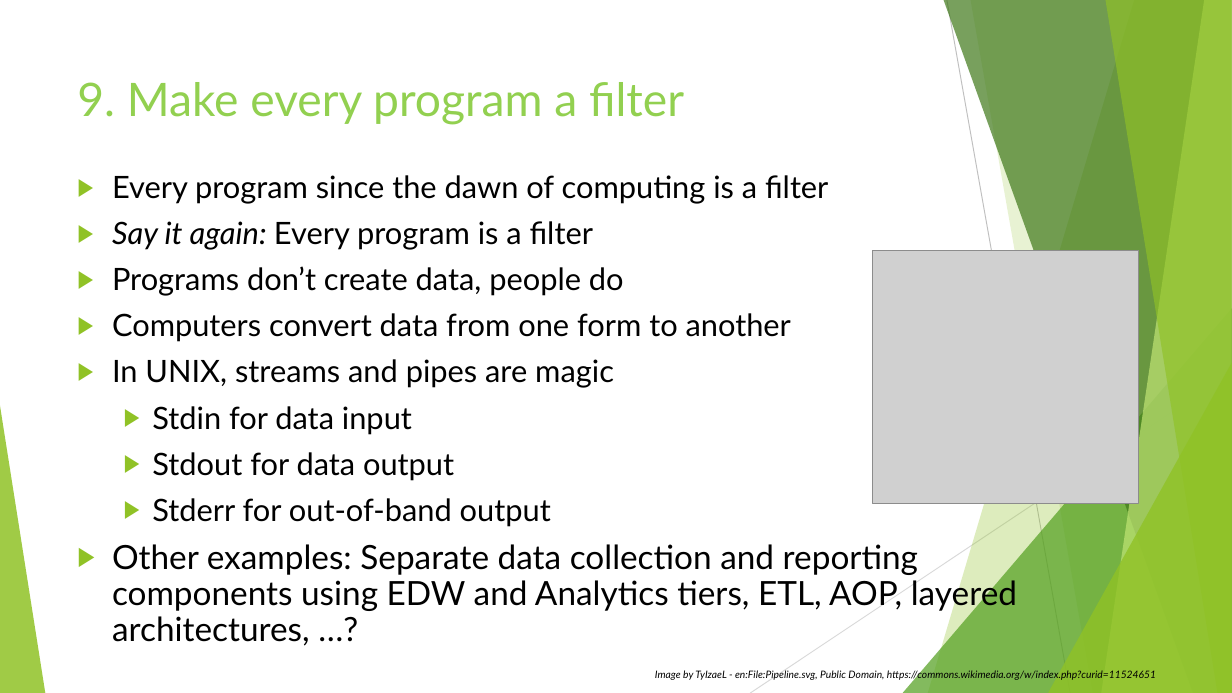
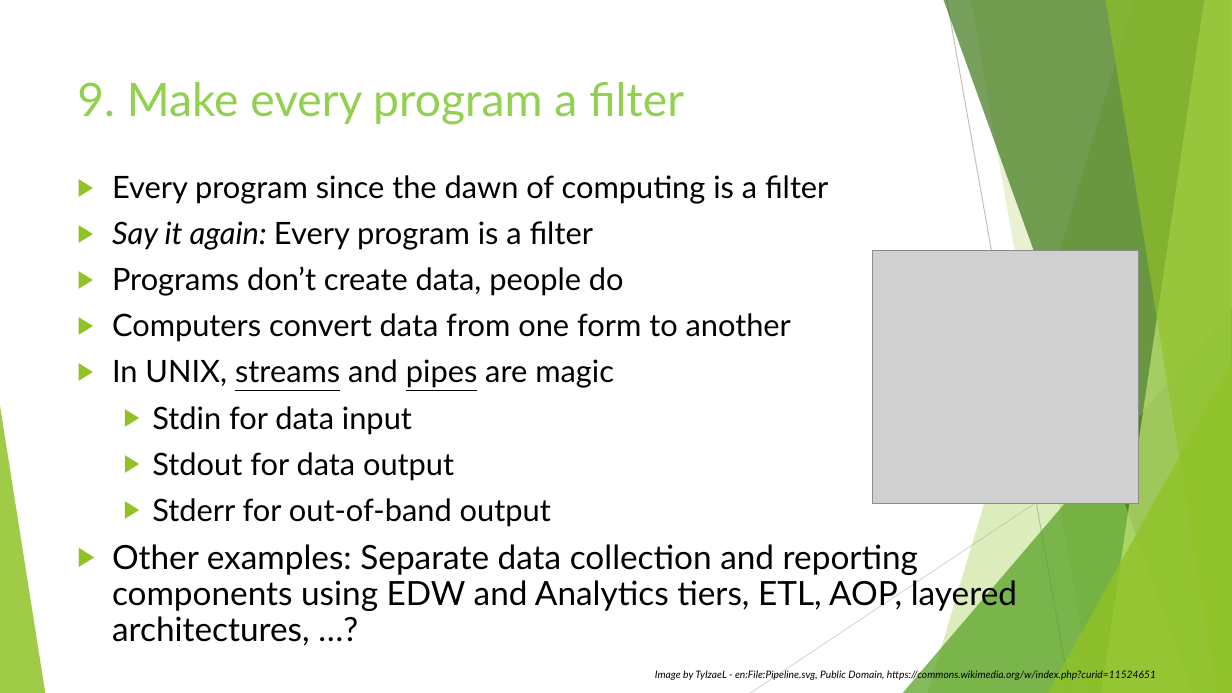
Before and after one commit to rudderfeet/the-unix-philosophy, a slide deck: slide 15 of The Unix Philosophy - Attributed - 2021-01-13.pptx. Drawn at 1232x693 pixels with LibreOffice and Linux fonts; fonts in the diff are those of the drawing; grey boxes stand for pictures. Boxes give left, top, right and bottom in pixels: in the first picture for what was removed or moved away, otherwise in the second. Text is boxed around its words. In the diff, an @@ line names an element or a change of style, - is before the commit and + after.

```diff
--- a/The Unix Philosophy - Attributed - 2021-01-13.pptx
+++ b/The Unix Philosophy - Attributed - 2021-01-13.pptx
@@ text at (x1=112, y1=359, x2=614, y2=388): underline on in "streams pipes" @@
```
Also in this commit, not shown: 12 other slides changed.
